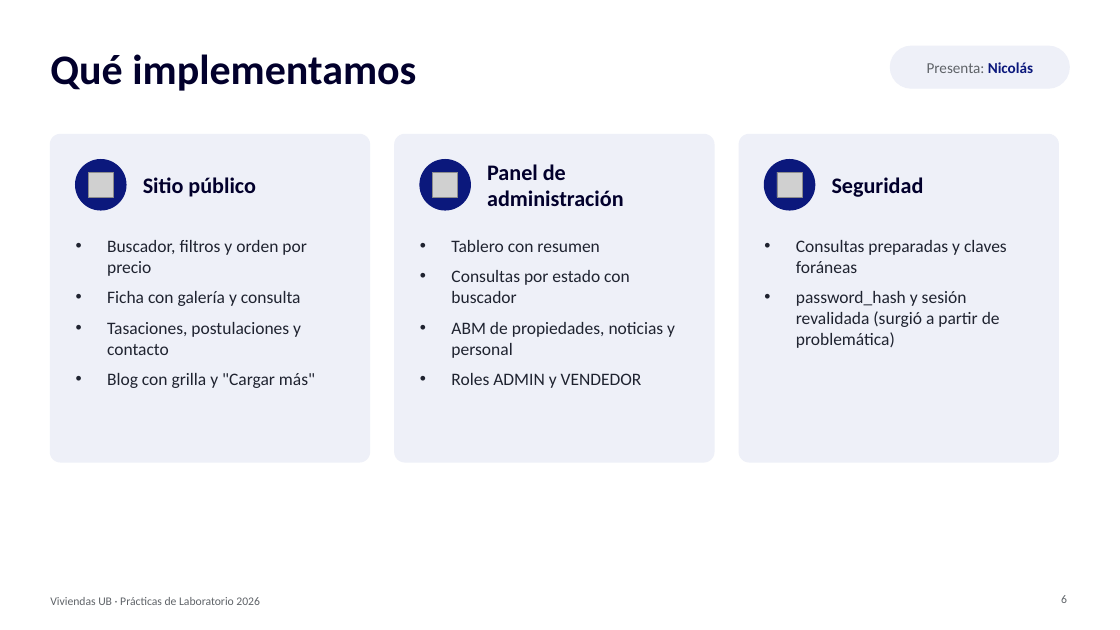
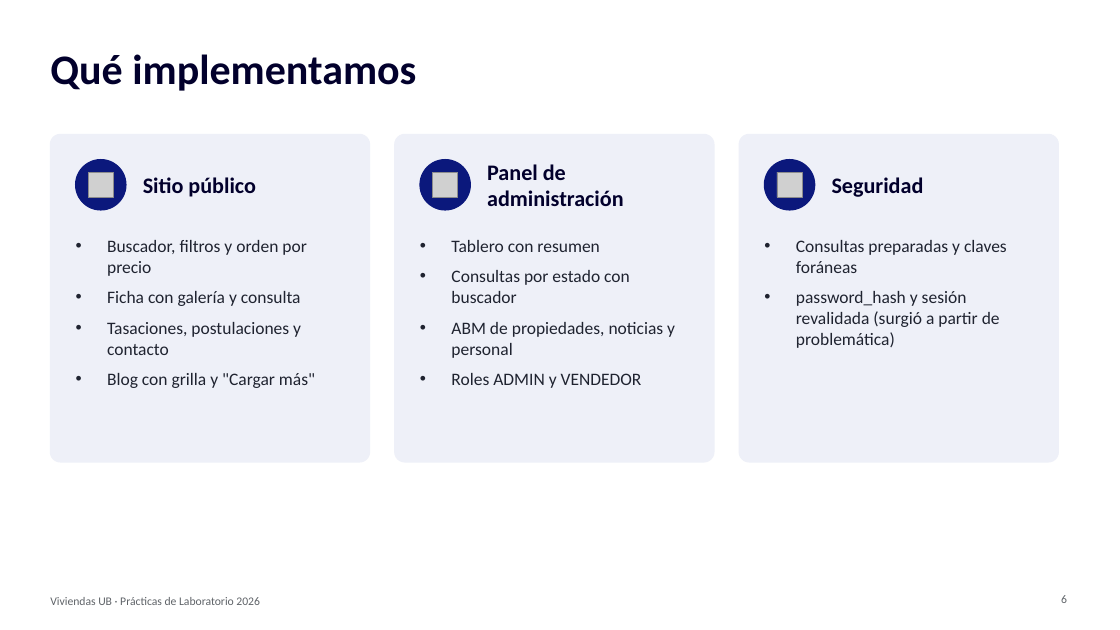
Before and after one commit to brichu27/LABORATORIO, a slide deck: slide 6 of doc/presentacion_viviendas_ub.pptx. Drawn at 1120x630 pixels with LibreOffice and Linux fonts; fonts in the diff are those of the drawing; grey boxes stand for pictures. Boxes give left, top, right and bottom in pixels: in the first picture for what was removed or moved away, otherwise in the second. Text is boxed around its words. In the diff, an @@ line names an element or a change of style, - is before the commit and + after.

```diff
--- a/doc/presentacion_viviendas_ub.pptx
+++ b/doc/presentacion_viviendas_ub.pptx
@@ rounded rectangle removed at <box>891,46,1070,88</box> @@
@@ text removed at <box>927,62,1033,73</box> @@
-Presenta: Nicolás
```
Also in this commit, not shown: 7 other slides changed, 1 slide removed.
